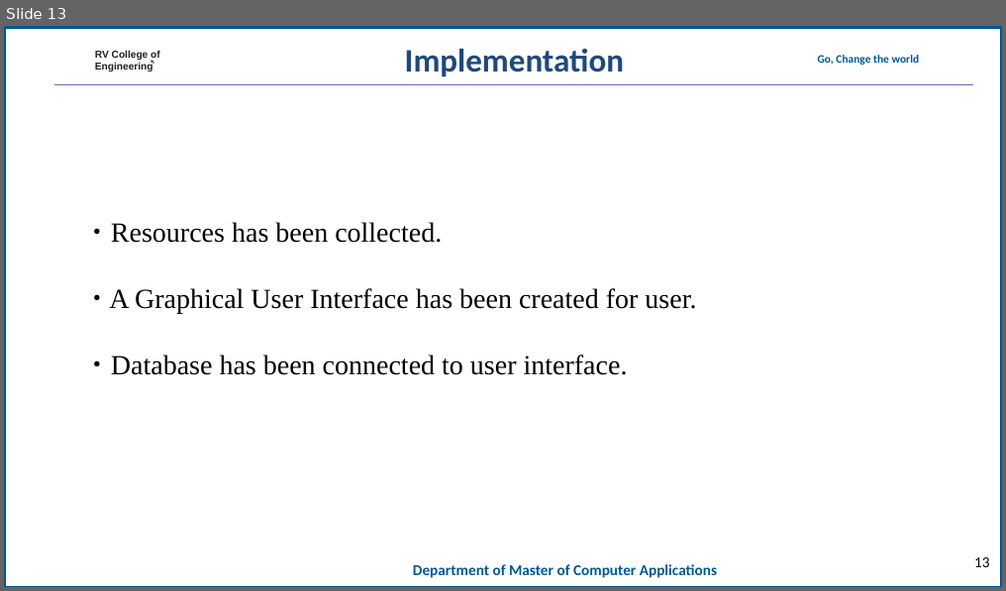
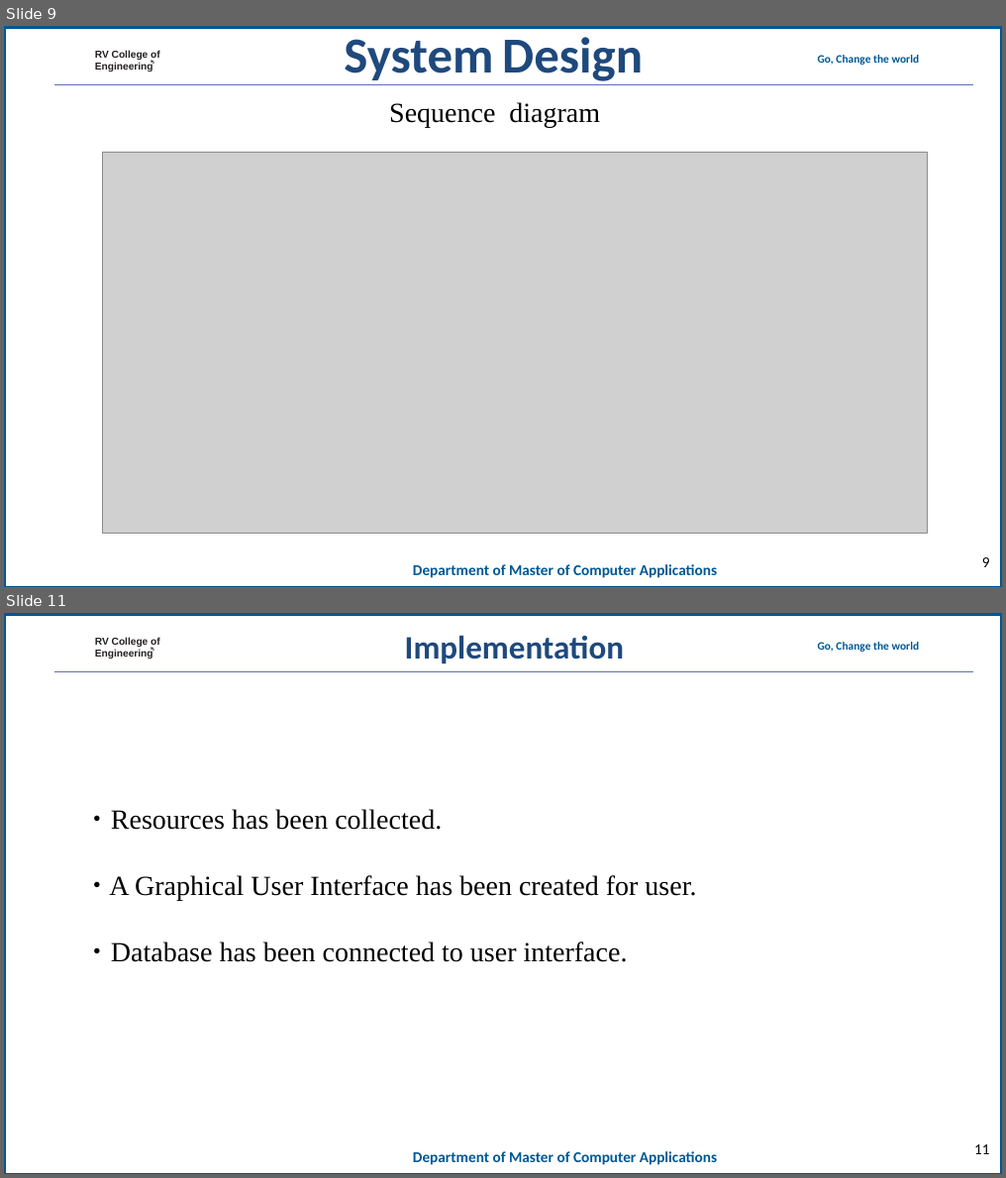
Before and after one commit to mohanrockz/Minor-Project, a slide deck: 20mca36-Minor Project_Phase 2_template11.ppt. Shown one above the other, each under a label of ours: slide 13 before the commit, slides 9 and 11 after it; the slides between them are not shown. The pictures are 1006x591 and 1006x1178 pixels, drawn with LibreOffice and Linux fonts; fonts in the diff are those of the drawing; grey boxes stand for pictures; background and template pictures are left out. Boxes give left, top, right and bottom in pixels: in the first picture for what was removed or moved away, otherwise in the second. Text is boxed around its words. In the diff, an @@ line names an element or a change of style, - is before the commit and + after.

```diff
--- a/20mca36-Minor Project_Phase 2_template11.ppt
+++ b/20mca36-Minor Project_Phase 2_template11.ppt
@@ slide 9 added at (x1=4, y1=26, x2=1002, y2=587), background #FFFFFF; not listed: 7 template elements that a slide beside it also shows @@
@@ text added at (x1=344, y1=37, x2=643, y2=81), 80 pt, text #1F497D, bold @@
+System Design
@@ text added at (x1=389, y1=102, x2=600, y2=127), 44 pt, text #000000 @@
+Sequence diagram
@@ picture added at (x1=102, y1=152, x2=927, y2=534) @@
@@ page number added at (x1=982, y1=558, x2=990, y2=568), 24 pt, text #000000 @@
+9
@@ what was slide 13 is now slide 11 @@
@@ page number at (x1=974, y1=1145, x2=989, y2=1155): text changed @@
-13
+11
```
Also in this commit, not shown: 3 slides changed, 3 slides removed.
